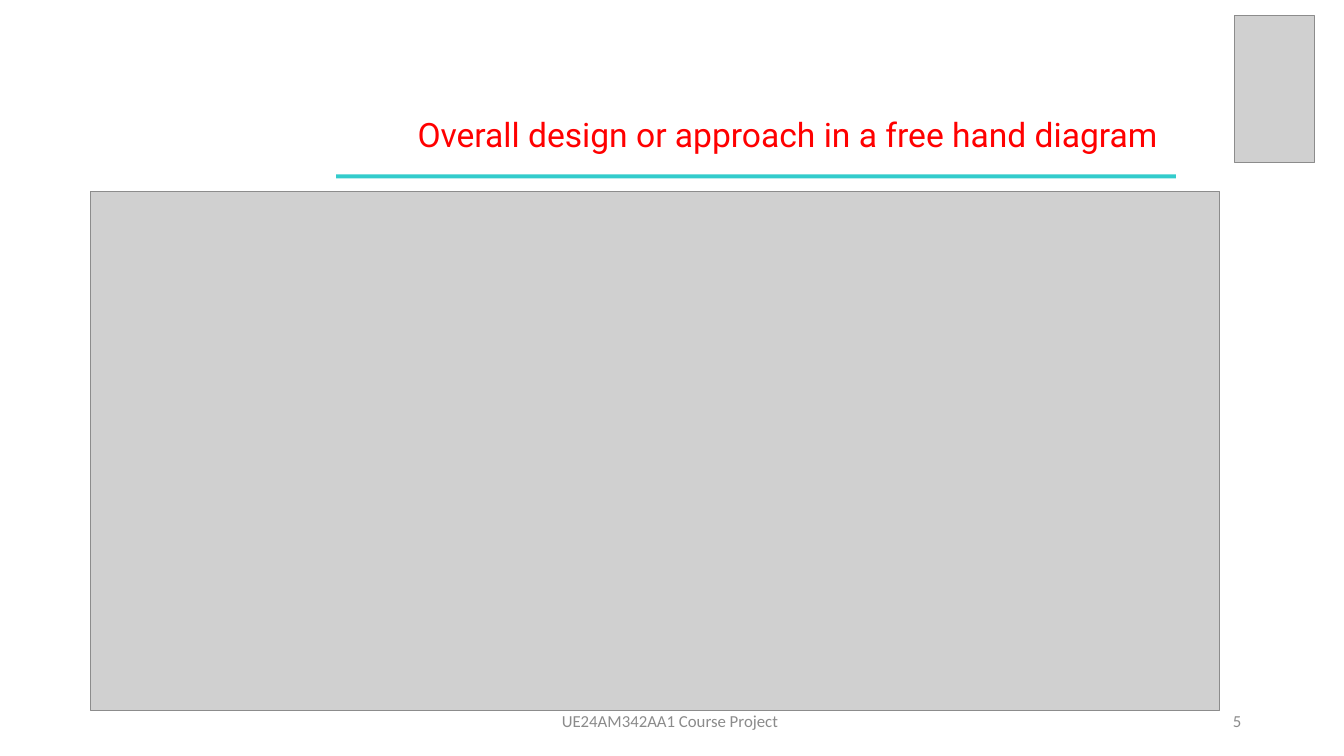
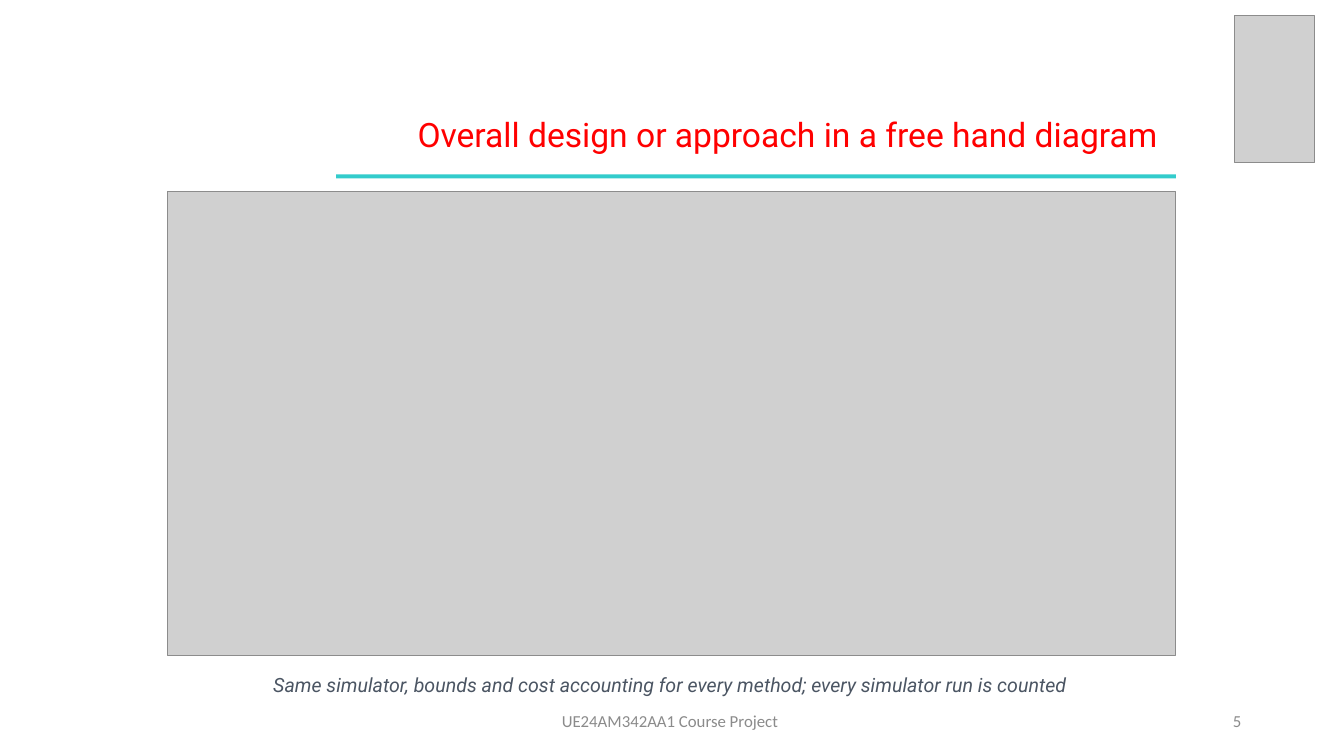
Before and after one commit to minkysponge-wq/Afml-Mini-project, a slide deck: slide 5 of docs/slides/AFML_project_slides.pptx. Drawn at 1344x756 pixels with LibreOffice and Linux fonts; fonts in the diff are those of the drawing; grey boxes stand for pictures. Boxes give left, top, right and bottom in pixels: in the first picture for what was removed or moved away, otherwise in the second. Text is boxed around its words. In the diff, an @@ line names an element or a change of style, - is before the commit and + after.

Commit message:
Slides: cleaner layout and colours; fix clipped axis label in test_paired figure
- body text charcoal with navy labels instead of bright blue; consistent spacing, no autofit
- figures placed in their own columns/rows with fixed gaps; build fails if a picture overlaps text or the footer
- slide 5 caption without a bullet; slide 7 status updated (video done; 200-trajectory test set not done)
- make_figures.py: two-line x label so test_paired.png is no longer cut off

```diff
--- a/docs/slides/AFML_project_slides.pptx
+++ b/docs/slides/AFML_project_slides.pptx
@@ picture: place and size @@
-picture at bbox=[91, 192, 1220, 711]
+picture at bbox=[168, 192, 1177, 655]
@@ text added at bbox=[273, 677, 1066, 696], 14 pt, text #4B5563, italic @@
+Same simulator, bounds and cost accounting for every method; every simulator run is counted
```
Also in this commit, not shown: 6 other slides changed, 3 other files.
